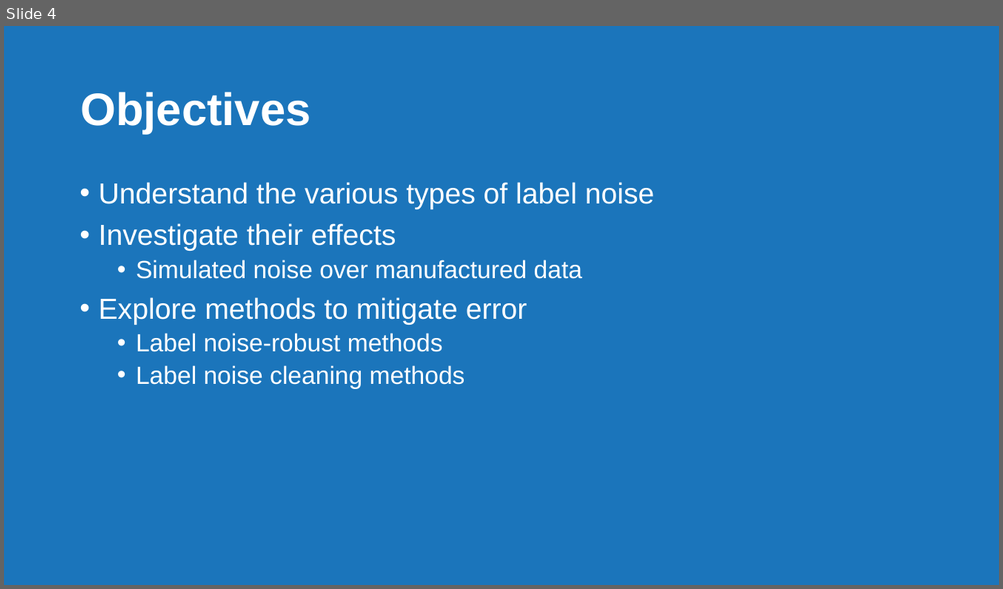
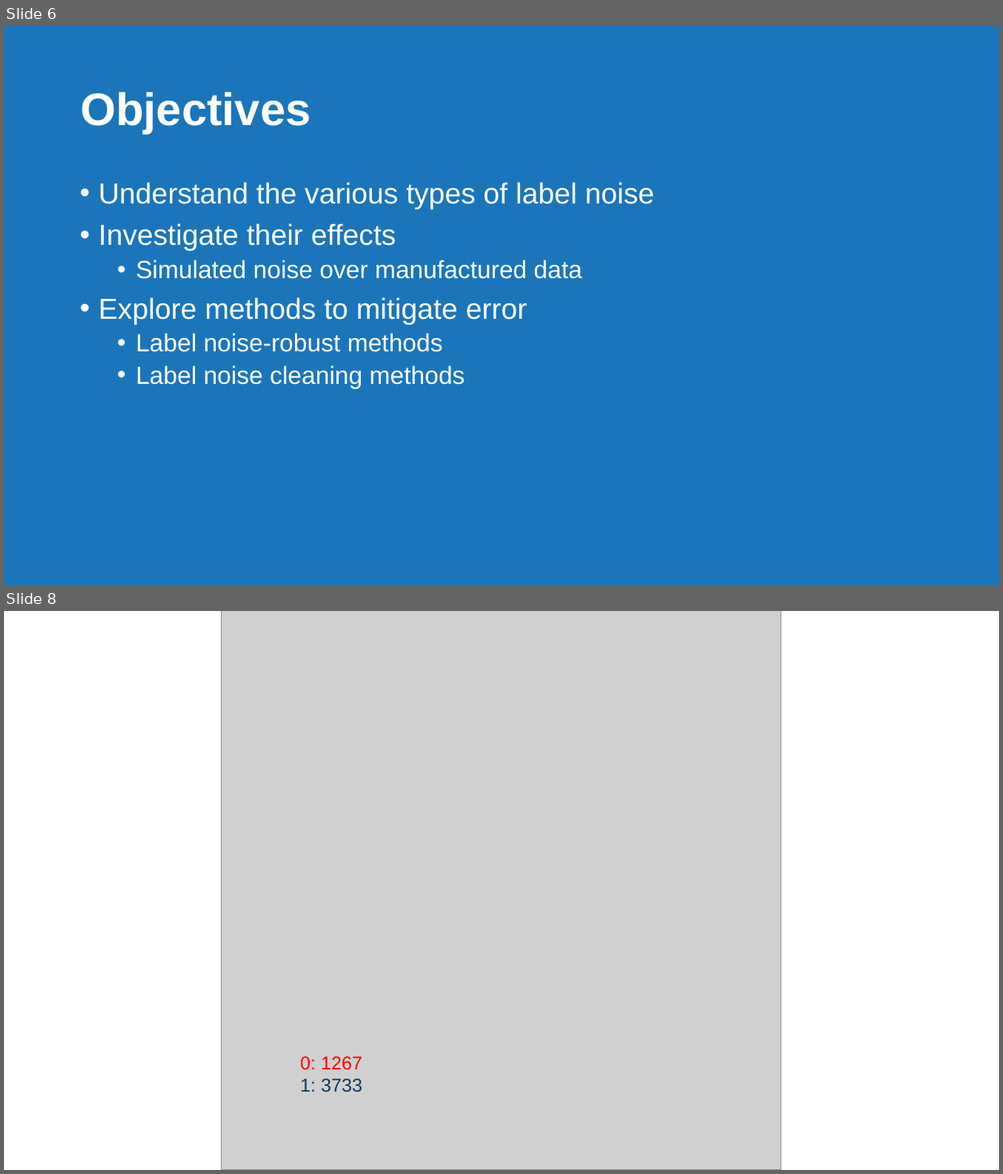
Before and after one commit to jkingphd/label_noise, a slide deck: ntc_analytics_summit_king.pptx. Shown one above the other, each under a label of ours: slide 4 before the commit, slides 6 and 8 after it; the slides between them are not shown. The pictures are 1003x589 and 1003x1174 pixels, drawn with LibreOffice and Linux fonts; fonts in the diff are those of the drawing; grey boxes stand for pictures; background and template pictures are left out. Boxes give left, top, right and bottom in pixels: in the first picture for what was removed or moved away, otherwise in the second. Text is boxed around its words. In the diff, an @@ line names an element or a change of style, - is before the commit and + after.

```diff
--- a/ntc_analytics_summit_king.pptx
+++ b/ntc_analytics_summit_king.pptx
@@ slide 8 added at (4, 611, 999, 1170), background #FFFFFF @@
@@ picture added at (222, 611, 782, 1170) @@
@@ text added at (300, 1056, 362, 1093), 18 pt, text #FF0000 @@
+0: 1267
+1: 3733
@@ what was slide 4 is now slide 6 @@
```
Also in this commit, not shown: 2 slides changed, 43 other slides added, 4 slides removed, 6 other files.
